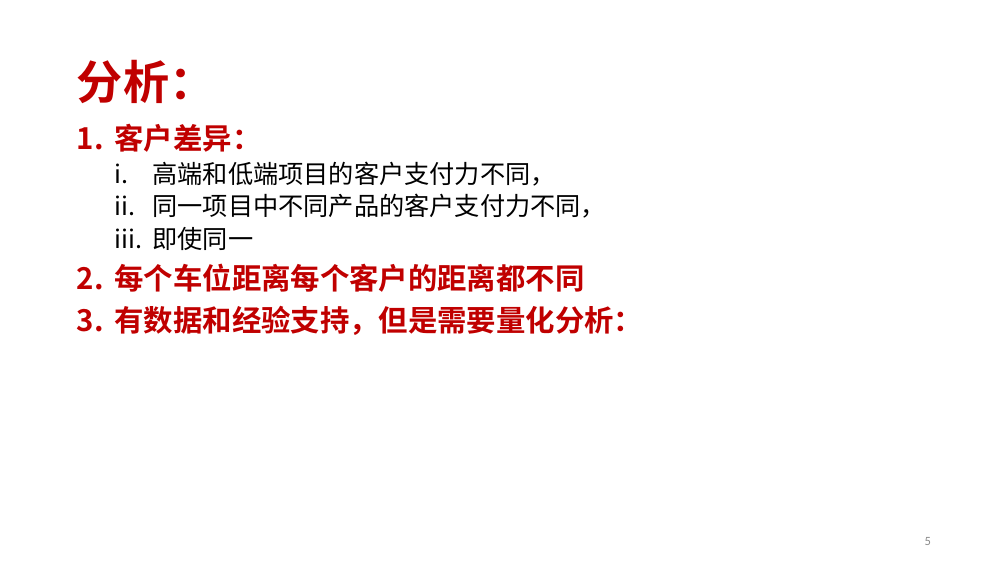
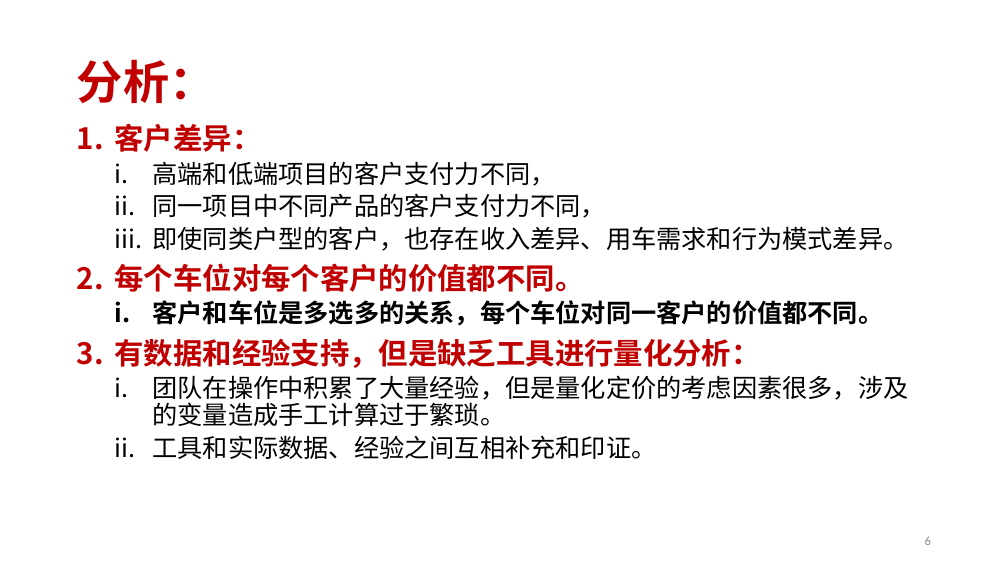
Before and after one commit to ludwigpeking/2409-parking-pricing, a slide deck: slide 6 of 2401-parkingPricing.pptx (slide 5 before the commit). Drawn at 1008x567 pixels with LibreOffice and Linux fonts; fonts in the diff are those of the drawing; background and template pictures are left out. Boxes give left, top, right and bottom in pixels: in the first picture for what was removed or moved away, otherwise in the second. Text is boxed around its words. In the diff, an @@ line names an element or a change of style, - is before the commit and + after.

```diff
--- a/2401-parkingPricing.pptx
+++ b/2401-parkingPricing.pptx
@@ text at <box>115,226,908,459</box>: text changed; size 28 to 24 pt; text colour #C00000 to #000000; bold off @@
-  iii. 即使同一
-2. 每个车位距离每个客户的距离都不同
-3. 有数据和经验支持，但是需要量化分析：
+  iii. 即使同类户型的客户，也存在收入差异、用车需求和行为模式差异。
+2. 每个车位对每个客户的价值都不同。
+  i. 客户和车位是多选多的关系，每个车位对同一客户的价值都不同。
+3. 有数据和经验支持，但是缺乏工具进行量化分析：
+  i. 团队在操作中积累了大量经验，但是量化定价的考虑因素很多，涉及的变量造成手工计算过于繁琐。
+  ii. 工具和实际数据、经验之间互相补充和印证。
```
Also in this commit, not shown: 9 other slides changed, 3 slides added, 9 slides removed, 12 other files.
